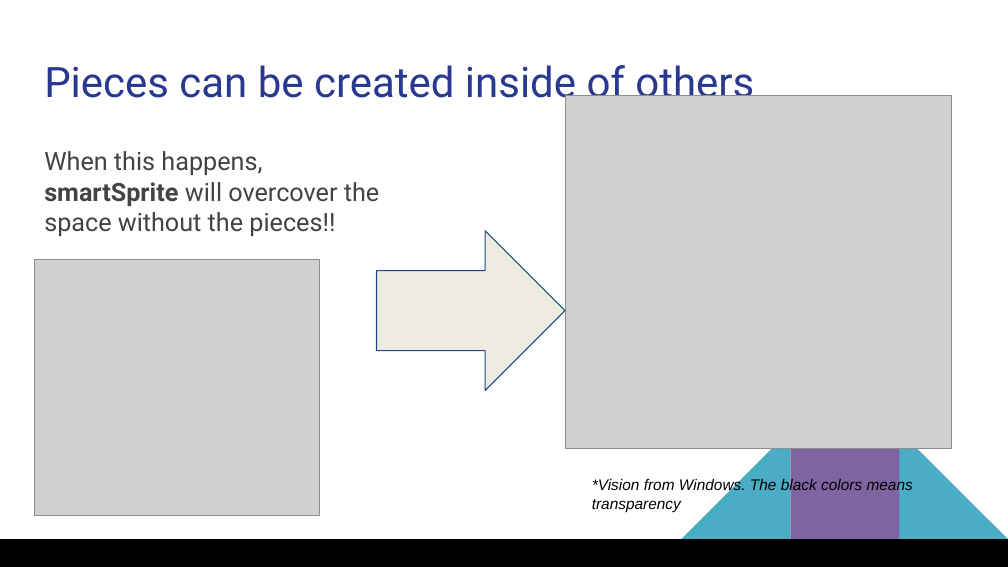
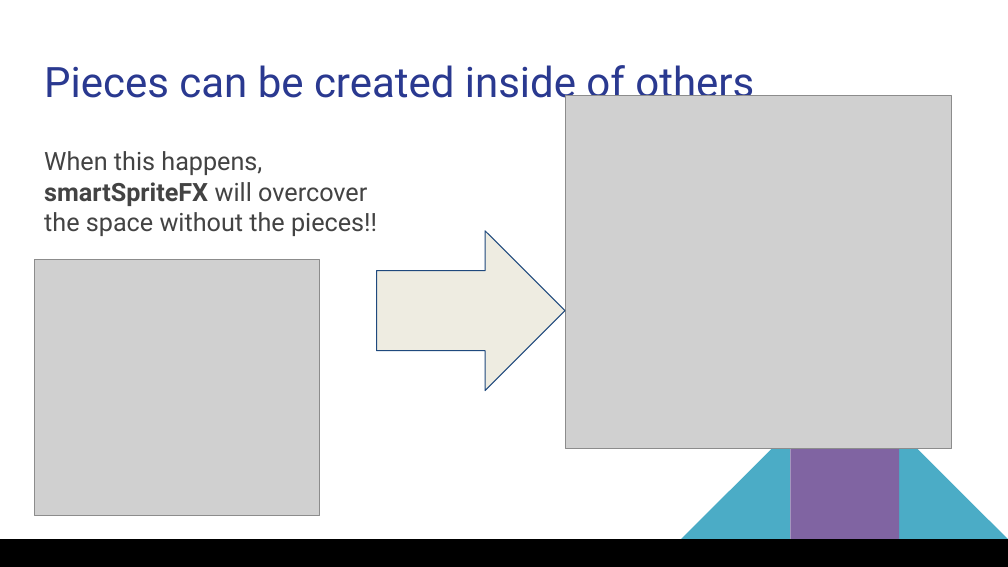
Before and after one commit to MGODOY-BR/smartSpriteFX, a slide deck: slide 13 of [doc]/Using smartSpriteFX.pptx. Drawn at 1008x567 pixels with LibreOffice and Linux fonts; fonts in the diff are those of the drawing; grey boxes stand for pictures. Boxes give left, top, right and bottom in pixels: in the first picture for what was removed or moved away, otherwise in the second. Text is boxed around its words. In the diff, an @@ line names an element or a change of style, - is before the commit and + after.

```diff
--- a/[doc]/Using smartSpriteFX.pptx
+++ b/[doc]/Using smartSpriteFX.pptx
@@ text at <box>44,151,377,236</box>: text changed @@
-When this happens, smartSprite will overcover the space without the pieces!!
+When this happens, smartSpriteFX will overcover the space without the pieces!!
@@ text removed at <box>592,478,913,512</box> @@
-*Vision from Windows. The black colors means transparency
```
Also in this commit, not shown: 3 other slides changed, 1 slide added, 1 slide removed.
